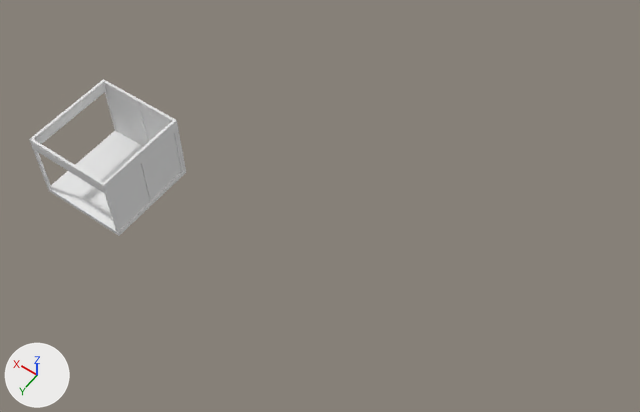
A saved change to the Blender file working/subahu/Booth/Booth.blend.
Both versions are drawn from a camera (50 mm lens) standing at (-53.0, 38.3, 74.8) and looking at (-21.0, -6.5, 4.5). Lighting does not change. The marker at lower left points along +X, +Y and +Z. Materials are left out; every surface is plain grey.

The first picture shows 'Booth', 'BoothBase', 'BoothFrame'.
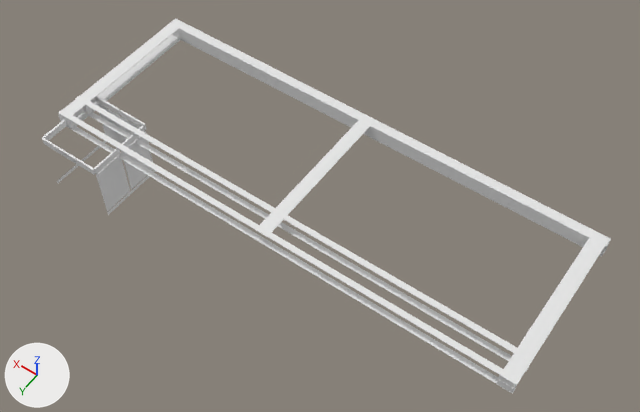
Where the newer file only moved an object's origin or applied its transform, the numbers keep the older frame.

What differs and where, as boxes (x1, y1, x2, y2) in the pictures (640 x 412 px):
'BoothFrame', mesh rescaled, reshaped (249% wider, 142% taller): before (29, 79, 186, 233); after (58, 20, 608, 394)
'BoothBase', mesh rescaled, reshaped (226% wider, 125% taller): before (50, 131, 184, 236); after (172, 19, 611, 257)
'Booth', reshaped, moved, turned, rescaled: before (31, 84, 186, 236); after (42, 96, 156, 215)
'boothText', now drawn: after (55, 148, 77, 163)

The edits, one by one:
me_cube_008 has 88 vertices, 60 faces and spans x -73.1..1.0, y -18.3..1.1, z -1.0..1.3.
me_cube_008 is used by ob_booth; location (5.9, 1.45, 7.61); rotation (1.571, 0.0, 0.0), in degrees (90, 0, 0); scale (0.14, 0.413, 4.51).
me_cube_008 part 1: the whole mesh is multiplied about the mesh origin by the matrix ((0.101, 0.0, 0.0), (0.0, 0.0, -3.255), (0.0, 0.379, 0.0)).
me_cube_000 has 8 vertices, 4 faces and spans x -73.1..1.0, y -18.3..-17.1, z -1.0..1.3.
me_cube_000 is used by ob_boothbase; parent ob_booth; location (5.899, 1.451, 7.614); rotation (1.571, 0.0, 0.0), in degrees (90, 0, 0); scale (0.14, 0.413, 4.51).
me_cube_000 part 2: the whole mesh is scaled about its middle by (0.721, 0.919, 0.721), then moved by (10.0, -0.1, 0.0).
me_cube_006 has 136 vertices, 102 faces and spans x -57.2..1.0, y -1.1..75.2, z -1.0..0.9.
me_cube_006 is used by ob_boothframe; parent ob_booth; location (1.094, -4.639, -0.112); rotation (0.0, 1.571, 0.0), in degrees (0, 90, 0); scale (0.14, 0.14, 5.39).
me_cube_006 part 3: the whole mesh is scaled about its middle by (0.919, 0.721, 0.721), then moved by (2.5, 1.4, 0.3).
Object 'Booth' (ob_booth) turns from (90, 0, 0) to (0, 0, 0) degrees about x, y and z.
Object 'Booth' (ob_booth) is rescaled from (0.14, 0.413, 4.51) to (1.0, 1.0, 1.0).
Object 'Booth' (ob_booth) moves from (5.9, 1.45, 7.61) to (5.9, 1.45, 6.99).
